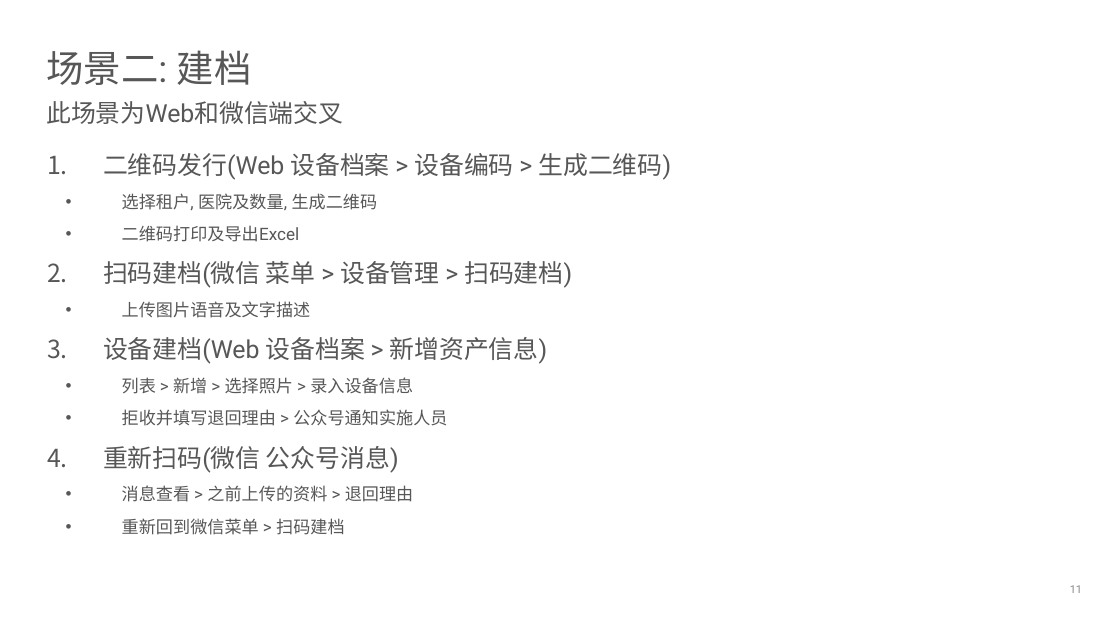
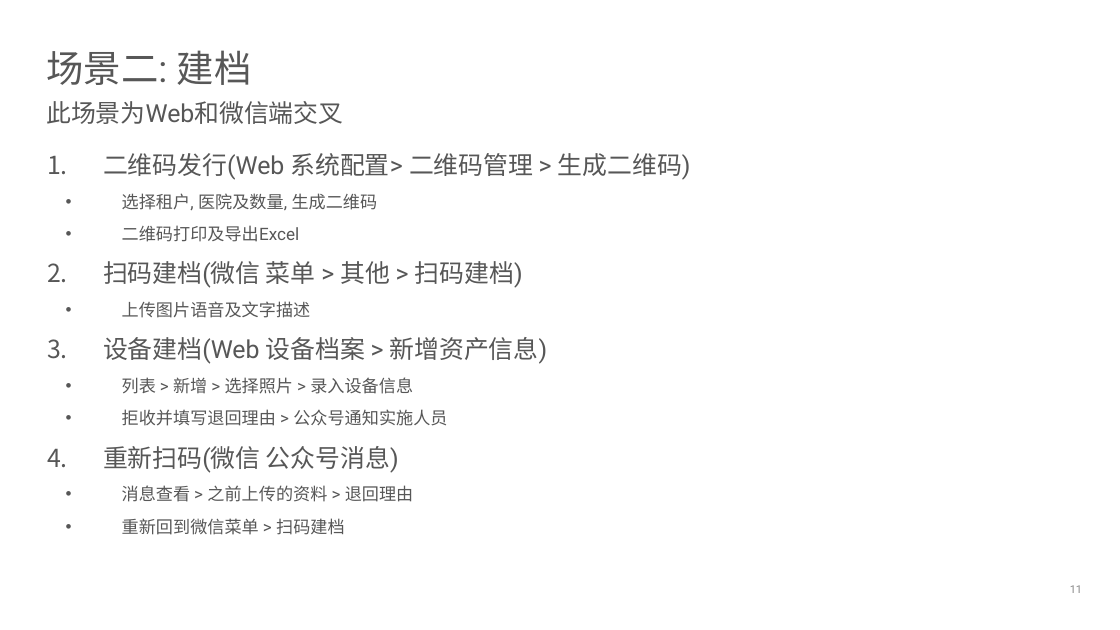
Before and after one commit to devhotmail/APMHome, a slide deck: slide 11 of Document/APM_userstories.pptx. Drawn at 1120x630 pixels with LibreOffice and Linux fonts; fonts in the diff are those of the drawing; background and template pictures are left out. Boxes give left, top, right and bottom in pixels: in the first picture for what was removed or moved away, otherwise in the second. Text is boxed around its words. In the diff, an @@ line names an element or a change of style, - is before the commit and + after.

```diff
--- a/Document/APM_userstories.pptx
+++ b/Document/APM_userstories.pptx
@@ text at (103, 153, 691, 180): text changed @@
-1. 二维码发行(Web 设备档案 > 设备编码 > 生成二维码)
+1. 二维码发行(Web 系统配置> 二维码管理 > 生成二维码)
@@ text at (103, 261, 523, 288): text changed @@
-2. 扫码建档(微信 菜单 > 设备管理 > 扫码建档)
+2. 扫码建档(微信 菜单 > 其他 > 扫码建档)
```
Also in this commit, not shown: 11 other slides changed.
